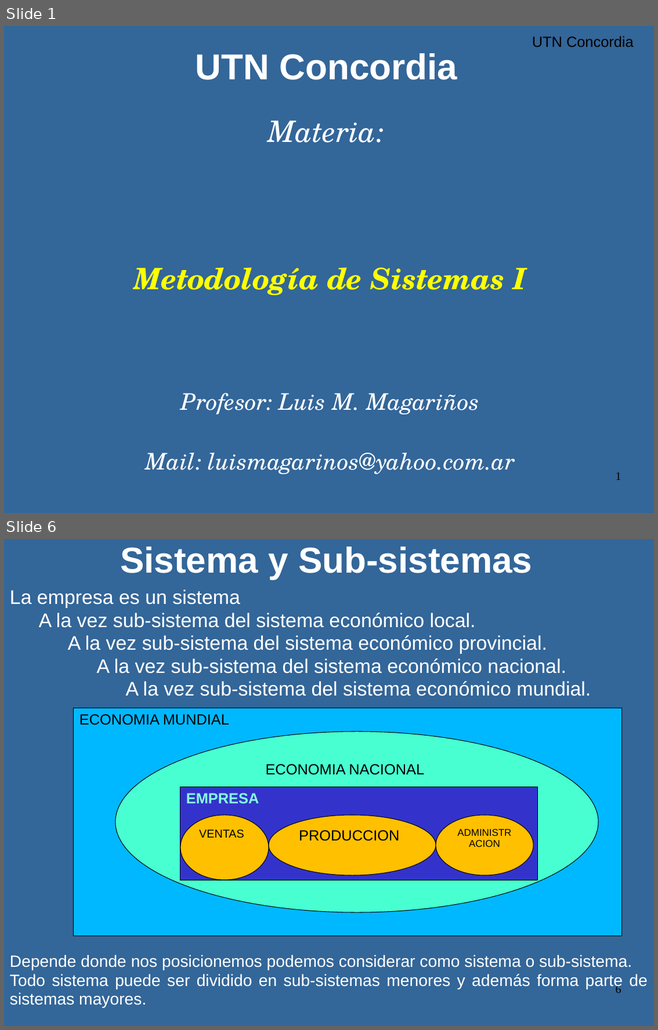
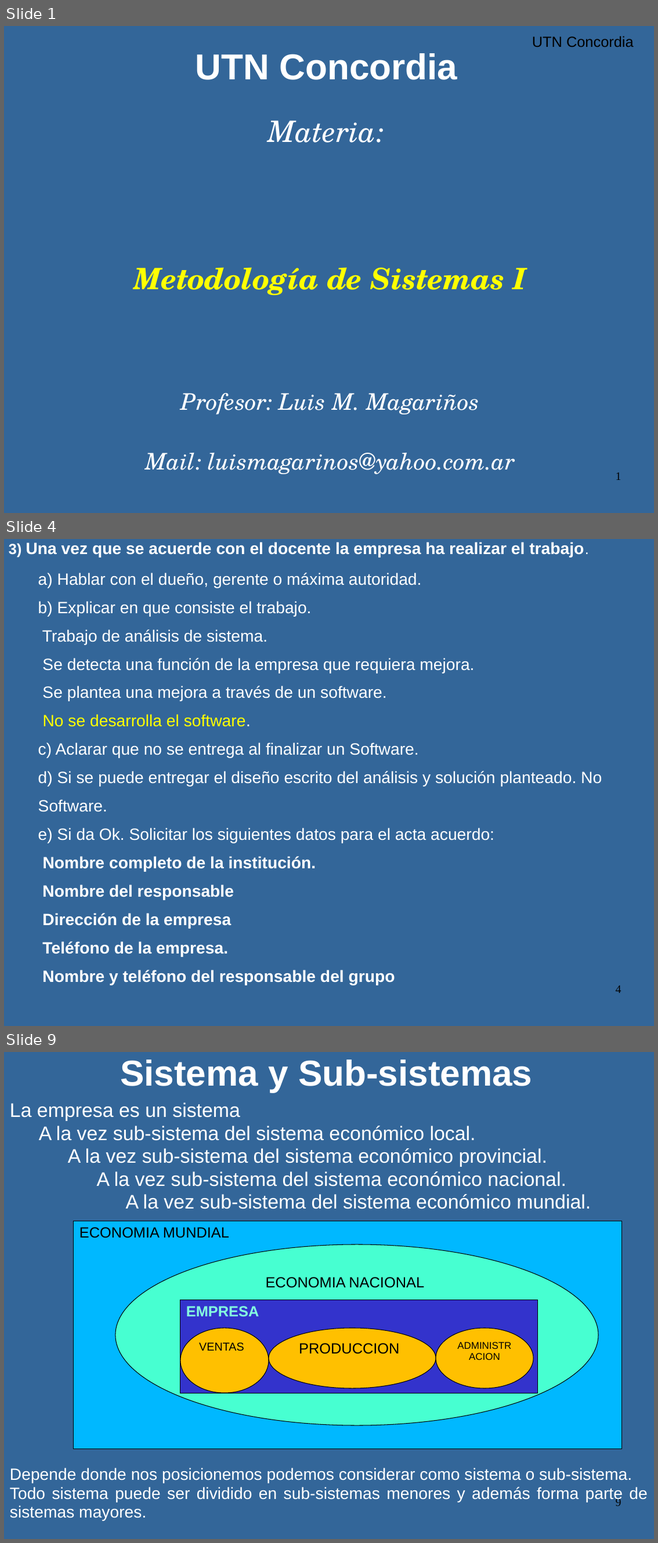
Before and after one commit to luismagarinos/Material-de-estudio-2023---MOO, a slide deck: Metodologia de Sistemas 2023.ppt. Shown one above the other, each under a label of ours: slides 1 and 6 before the commit, slides 1, 4 and 9 after it; the slides between them are not shown. The pictures are 658x1030 and 658x1543 pixels, drawn with LibreOffice and Linux fonts; fonts in the diff are those of the drawing. Boxes give left, top, right and bottom in pixels: in the first picture for what was removed or moved away, otherwise in the second. Text is boxed around its words. In the diff, an @@ line names an element or a change of style, - is before the commit and + after.

```diff
--- a/Metodologia de Sistemas 2023.ppt
+++ b/Metodologia de Sistemas 2023.ppt
@@ slide 4 added at [4, 539, 654, 1026], background #336699 @@
@@ subtitle added at [9, 542, 601, 986], 20 pt, text #FFFFFF @@
+3) Una vez que se acuerde con el docente la empresa ha realizar el trabajo.
+  a) Hablar con el dueño, gerente o máxima autoridad.
+  b) Explicar en que consiste el trabajo.
+  Trabajo de análisis de sistema.
+  Se detecta una función de la empresa que requiera mejora.
+  Se plantea una mejora a través de un software.
+  No se desarrolla el software.
+  c) Aclarar que no se entrega al finalizar un Software.
+  d) Si se puede entregar el diseño escrito del análisis y solución planteado. No
+  Software.
+  e) Si da Ok. Solicitar los siguientes datos para el acta acuerdo:
+  Nombre completo de la institución.
+  Nombre del responsable
+  Dirección de la empresa
+  Teléfono de la empresa.
+  Nombre y teléfono del responsable del grupo
@@ page number added at [615, 986, 621, 993], 14 pt, text #000000 @@
+4
@@ what was slide 6 is now slide 9 @@
@@ page number at [615, 1497, 621, 1506]: text changed @@
-6
+9
```
Also in this commit, not shown: 12 slides changed, 3 other slides added, 1 slide removed.
